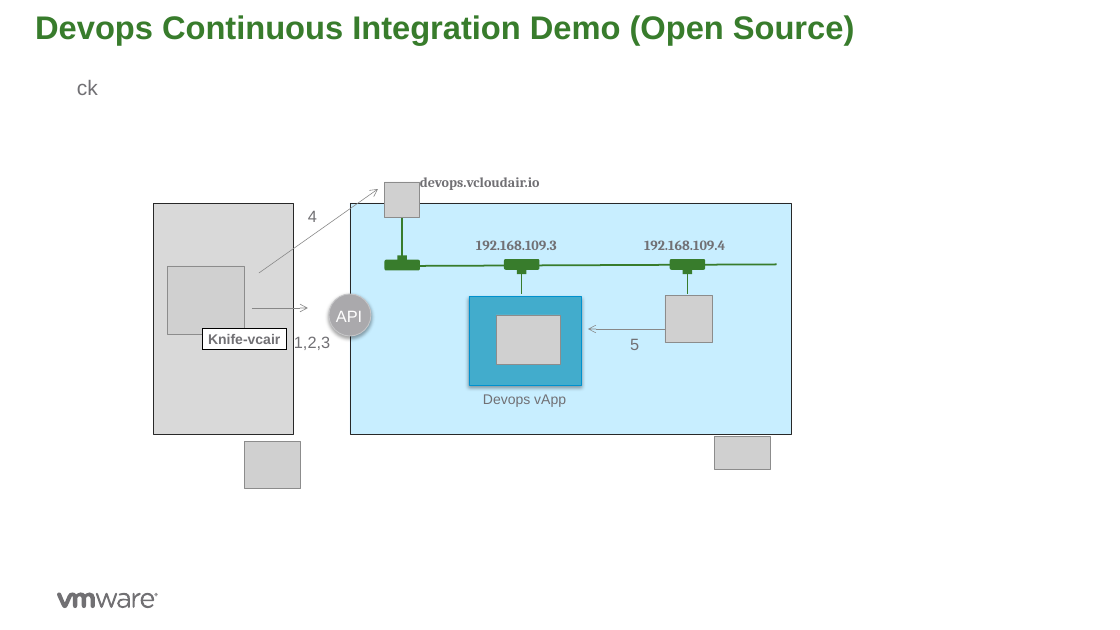
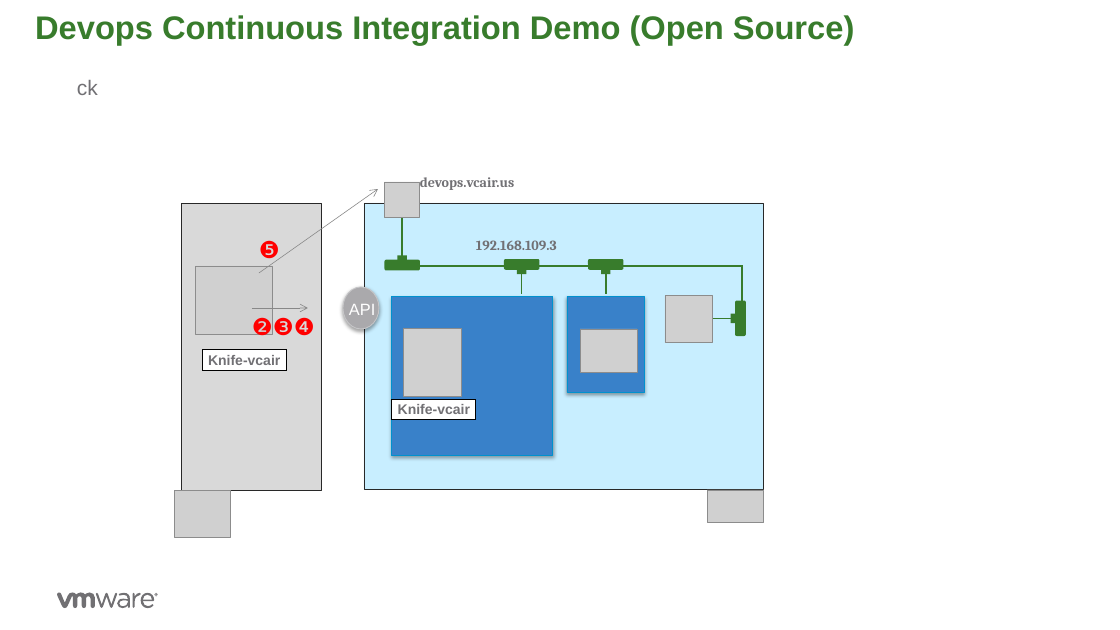
Before and after one commit to rdbwebster/vcadevops, a slide deck: slide 15 of DevopsDemo.pptx (slide 14 before the commit). Drawn at 1120x630 pixels with LibreOffice and Linux fonts; fonts in the diff are those of the drawing; grey boxes stand for pictures; background and template pictures are left out. Boxes give left, top, right and bottom in pixels: in the first picture for what was removed or moved away, otherwise in the second. Text is boxed around its words. In the diff, an @@ line names an element or a change of style, - is before the commit and + after.

```diff
--- a/DevopsDemo.pptx
+++ b/DevopsDemo.pptx
@@ text at (420, 177, 514, 190): text changed @@
-devops.vcloudair.io
+devops.vcair.us
@@ rectangle: place and size @@
-rectangle at (154, 203, 293, 434)
+rectangle at (181, 203, 322, 491)
@@ rectangle: place and size @@
-rectangle at (350, 203, 791, 434)
+rectangle at (364, 203, 763, 491)
@@ text removed at (308, 211, 317, 222) @@
-4
@@ picture: place and size @@
-picture at (167, 266, 245, 334)
+picture at (196, 266, 273, 334)
@@ text added at (259, 241, 280, 263), 20 pt, text #FF0000 @@
+❺
@@ line moved from (776, 265) - (399, 266) to (742, 266) - (399, 266) @@
@@ 1 line, 1 rounded rectangle, 1 rectangle: place and size @@
-1 line, 1 rounded rectangle, 1 rectangle at (670, 259, 705, 294)
+1 line, 1 rounded rectangle, 1 rectangle at (588, 259, 623, 294)
@@ text removed at (644, 240, 725, 250) @@
-192.168.109.4
@@ line added from (742, 266) to (742, 322), #387C2C 1.5 pt @@
@@ ellipse: place and size @@
-ellipse at (329, 294, 371, 336)
+ellipse at (343, 287, 379, 329)
@@ rectangle added at (392, 297, 553, 455), fill #3981C9, outline #0092CE 0.75 pt @@
@@ rectangle: place and size @@
-rectangle at (469, 297, 581, 386)
+rectangle at (567, 297, 644, 392)
@@ rectangle at (567, 297, 644, 392): fill #42ACCC to #3981C9 @@
@@ text added at (252, 315, 315, 335), 20 pt, text #FF0000 @@
+❷❸❹
@@ text "API": place and size @@
-text "API" at (336, 311, 362, 322)
+text "API" at (349, 304, 375, 315)
@@ picture added at (403, 329, 461, 397) @@
@@ picture: place and size @@
-picture at (496, 315, 560, 364)
+picture at (580, 329, 637, 373)
@@ arrow removed from (665, 329) to (588, 329) @@
@@ line added from (731, 318) to (702, 318), #387C2C 1.5 pt @@
@@ rectangle added at (730, 314, 738, 323), fill #387C2C @@
@@ rounded rectangle added at (735, 300, 746, 336), fill #387C2C @@
@@ rectangle "Knife-vcair": place and size @@
-rectangle "Knife-vcair" at (202, 329, 287, 350)
+rectangle "Knife-vcair" at (202, 350, 287, 371)
@@ text removed at (294, 336, 330, 350) @@
-1,2,3
@@ rectangle added at (392, 399, 476, 420), fill #FFFFFF, outline #000000 0.75 pt, 12 pt, text #717074, bold @@
+Knife-vcair
@@ text removed at (483, 394, 566, 407) @@
-Devops vApp
@@ picture: place and size @@
-picture at (245, 441, 300, 489)
+picture at (175, 490, 230, 538)
@@ picture: place and size @@
-picture at (714, 436, 770, 469)
+picture at (707, 490, 763, 523)
```
Also in this commit, not shown: 3 other slides changed, 2 slides added, 1 slide removed, 4 other files.
